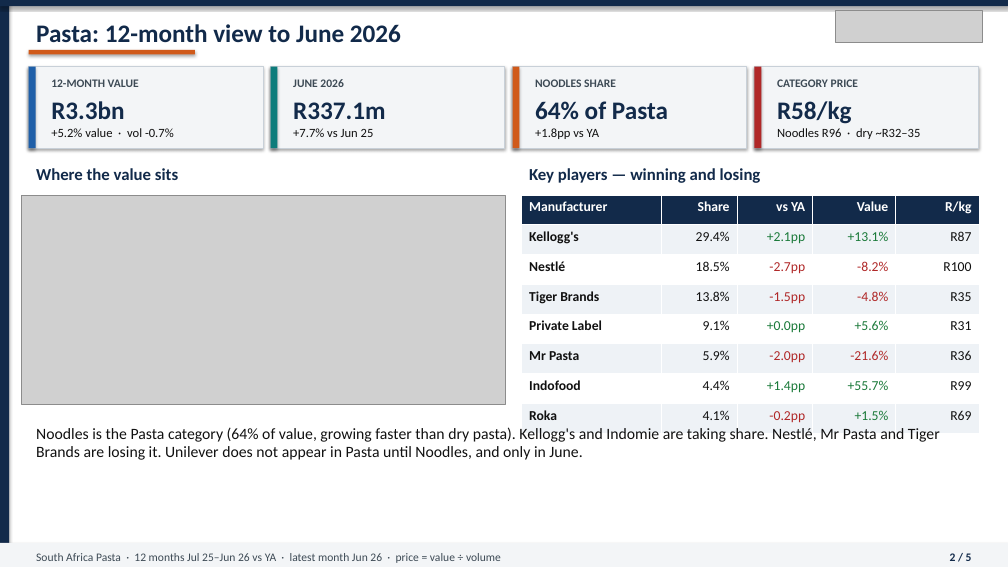
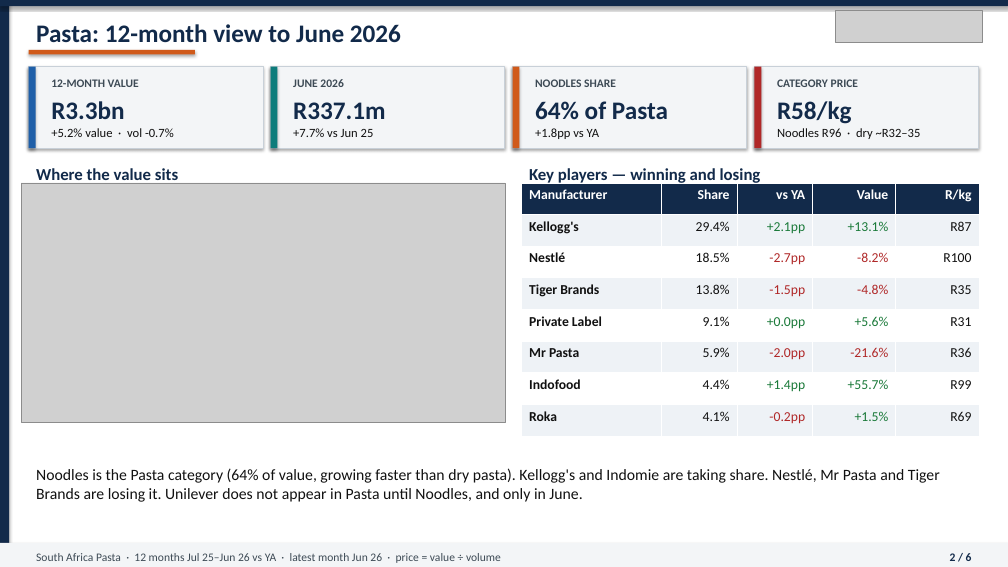
Before and after one commit to Joemusa/pasta, a slide deck: slide 2 of output/Unilever_Pasta_Noodles_Jun2026.pptx. Drawn at 1008x567 pixels with LibreOffice and Linux fonts; fonts in the diff are those of the drawing; grey boxes stand for pictures. Boxes give left, top, right and bottom in pixels: in the first picture for what was removed or moved away, otherwise in the second. Text is boxed around its words. In the diff, an @@ line names an element or a change of style, - is before the commit and + after.

```diff
--- a/output/Unilever_Pasta_Noodles_Jun2026.pptx
+++ b/output/Unilever_Pasta_Noodles_Jun2026.pptx
@@ text "Where the value sits" rewrapped from [36,168,178,180] to [36,168,178,185] @@
@@ picture: place and size @@
-picture at [21,195,505,404]
+picture at [21,183,505,423]
@@ table: place and size @@
-table at [522,195,979,433]
+table at [522,183,979,436]
@@ text "Noodles is the Pasta category ...": place and size @@
-text "Noodles is the Pasta category ..." at [36,427,940,460]
+text "Noodles is the Pasta category ..." at [36,468,940,502]
@@ text at [950,553,972,561]: text changed @@
-2 / 5
+2 / 6
```
Also in this commit, not shown: 2 other slides changed, 1 slide added, 5 other files.
